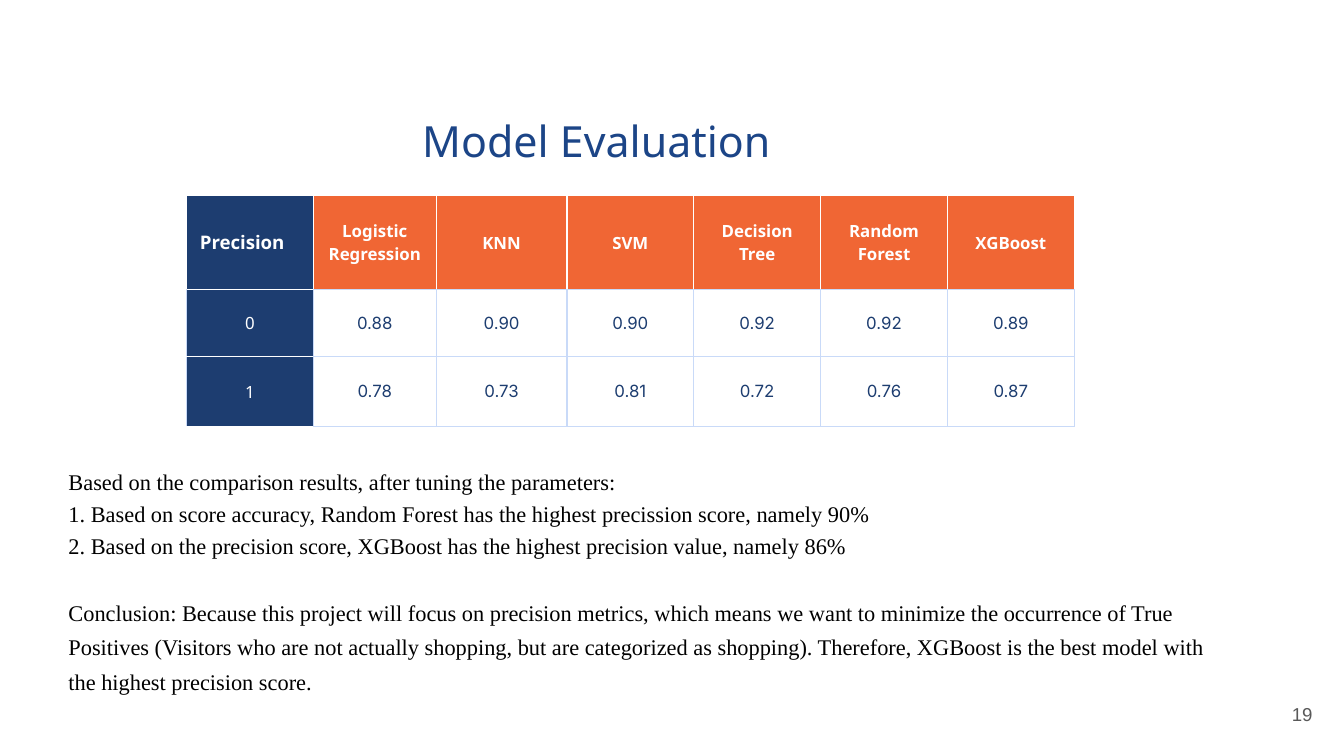
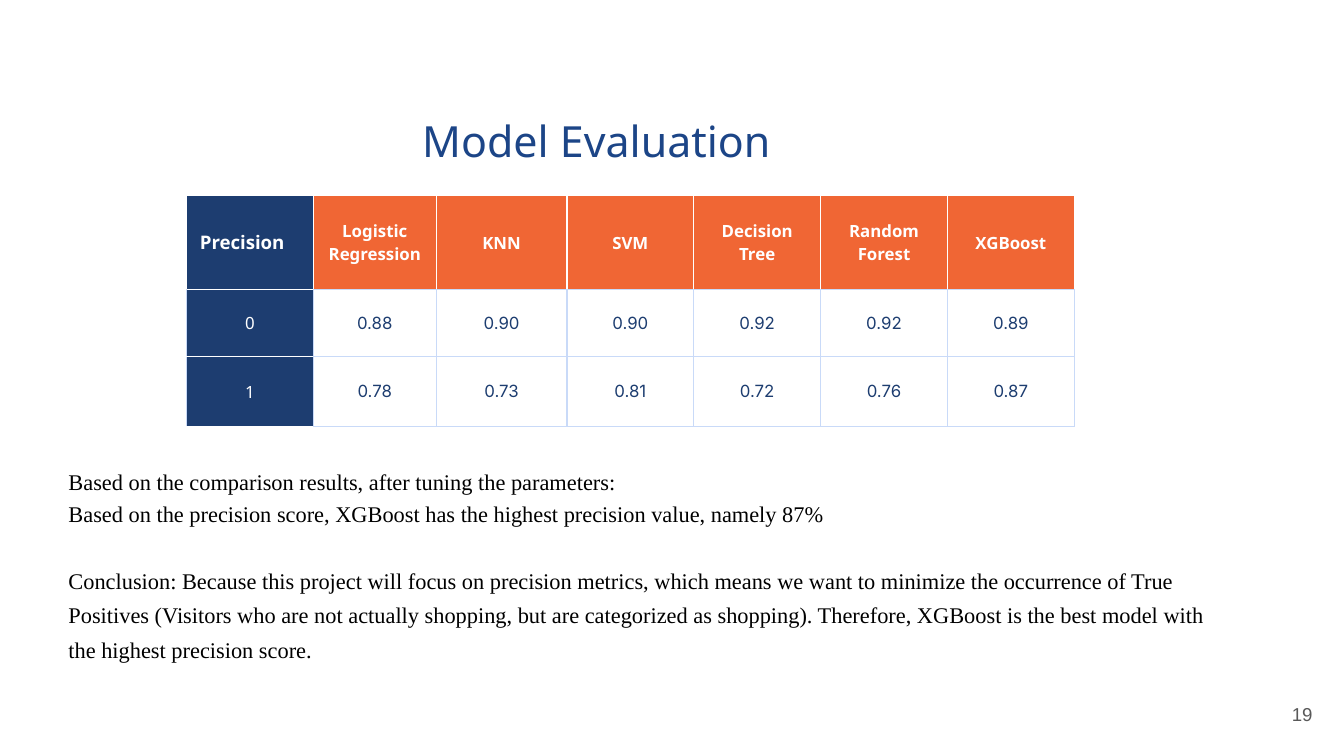
Before and after one commit to FTDS-assignment-bay/p2-final-project-p2-final-project-ftds-030-rmt-group-2, a slide deck: slide 19 of H8_Final_Project_G2_RMT30.pptx. Drawn at 1344x756 pixels with LibreOffice and Linux fonts; fonts in the diff are those of the drawing; background and template pictures are left out. Boxes give left, top, right and bottom in pixels: in the first picture for what was removed or moved away, otherwise in the second. Text is boxed around its words. In the diff, an @@ line names an element or a change of style, - is before the commit and + after.

```diff
--- a/H8_Final_Project_G2_RMT30.pptx
+++ b/H8_Final_Project_G2_RMT30.pptx
@@ text at (68,506,823,527): text changed @@
-1. Based on score accuracy, Random Forest has the highest precission score, namely 90%
-2. Based on the precision score, XGBoost has the highest precision value, namely 86%
+Based on the precision score, XGBoost has the highest precision value, namely 87%
```
Also in this commit, not shown: 5 other slides changed.
